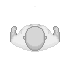
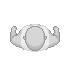
Two versions of the same layered image (70x70). Layer-by-layer changes:
painted on "F Body Chubby Shirt - Vest" over <box>20,30,50,50</box>
hid "F Body Chubby Shirt- Short" over <box>11,30,59,50</box>
